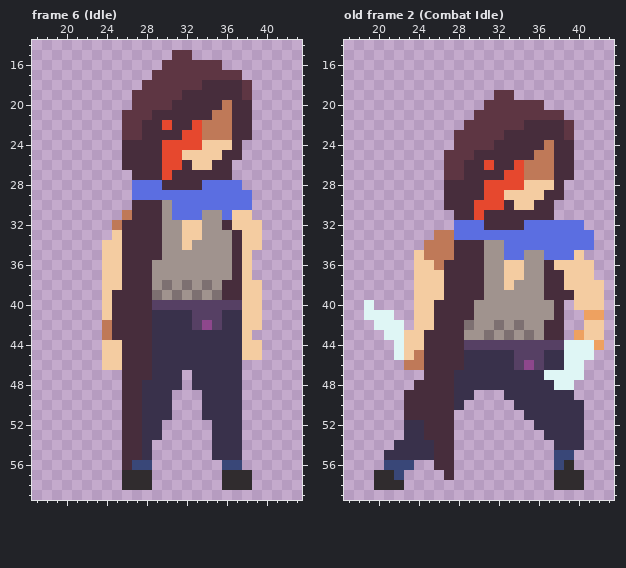
Pixel-art file -- .assets/source/Brother.aseprite. That is the earlier state.
64x64 pixels, 6 frames. Shown: frame 6 (Idle): x 17..43, y 14..59; old frame 2 (Combat Idle): x 17..43, y 14..59. The commit also changed other frames, which this record leaves out.
The result:
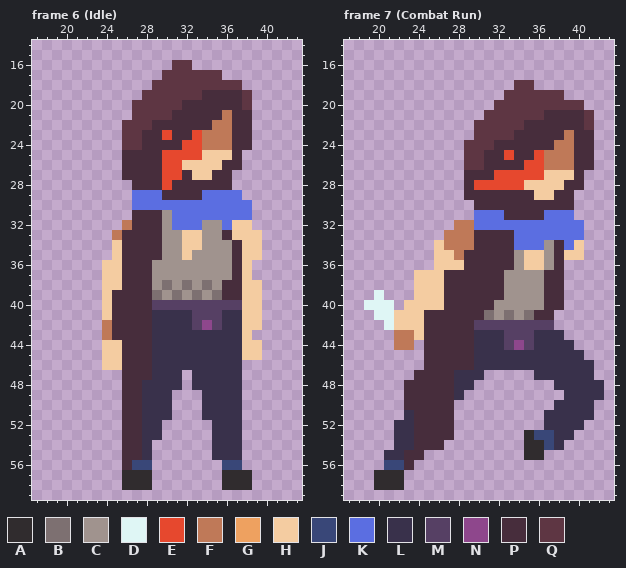
Palette (. is transparent): A #302c2e  B #7d7071  C #a0938e  D #dff6f5  E #e6482e  F #bf7958  G #eea160  H #f4cca1  J #394778  K #5b6ee1  L #39314b  M #564064  N #8e478c  P #472d3c  Q #5e3643
A new or re-ordered frame is compared with the old frame closest to it.
Difference:
frames 6 -> 10
--- frame 6 (Idle), layer "Brother"
@@ x 17..43 @@
 14 ...........................
-15 ..............QQ...........
-16 .............QQQQQQ........
-17 ............QQQQQQQQQ......
-18 ...........QQQQQQPPPPQ.....
-19 ..........QQQQQPPPPPPQ.....
-20 ..........QQQQPPPPPFPP.....
-21 .........QQQPPPPPPFFPP.....
-22 .........QQPPEPPEFFFPP.....
-23 .........QQPPPPEEFFFPP.....
-24 .........PPPPEEEEHHHP......
-25 .........PPPPEEHHHHPP......
-26 .........PPPPEEPHHPP.......
-27 ..........PPPEPPPPPP.......
-28 ..........KKKPPPPKKKK......
-29 ..........KKKKKKKKKKKK.....
-30 ..........PPPCKKKKKKKK.....
-31 .........FPPPCKKKCCKHH.....
-32 ........FPPPPCCHHCCPHHH....
-33 ........HPPPPCCHHCCCPHH....
-34 .......HHPPPPCCHCCCCPHH....
-35 .......HHPPPPCCCCCCCPH.....
+15 ...........................
+16 ..............QQ...........
+17 .............QQQQQQ........
+18 ............QQQQQQQQQ......
+19 ...........QQQQQQPPPPQ.....
+20 ..........QQQQQPPPPPPQ.....
+21 ..........QQQQPPPPPFPP.....
+22 .........QQQPPPPPPFFPP.....
+23 .........QQPPEPPEFFFPP.....
+24 .........QQPPPPEEFFFPP.....
+25 .........PPPPEEEEHHHP......
+26 .........PPPPEEHHHHPP......
+27 .........PPPPEEPHHPP.......
+28 ..........PPPEPPPPPP.......
+29 ..........KKKPPPPKKKK......
+30 ..........KKKKKKKKKKKK.....
+31 ..........PPPCKKKKKKKK.....
+32 .........FPPPCKKKCCKHH.....
+33 ........FPPPPCCHHCCPHHH....
+34 ........HPPPPCCHHCCCPHH....
+35 ........HPPPPCCHCCCCPHH....
 36 .......HHPPPCCCCCCCCPH.....
--- frame 7 (Combat Run) is new; against old frame 2 (Combat Idle), layer "Brother"
@@ x 17..43 @@
 17 ...........................
-18 ...........................
-19 ...............QQ..........
-20 ..............QQQQQQ.......
-21 .............QQQQQQQQQ.....
-22 ............QQQQQQPPPPQ....
-23 ...........QQQQQPPPPPPQ....
-24 ...........QQQQPPPPPFPP....
-25 ..........QQQPPPPPPFFPP....
-26 ..........QQPPEPPEFFFPP....
-27 ..........QQPPPPEEFFFPP....
-28 ..........PPPPEEEEHHHP.....
-29 ..........PPPPEEHHHHPP.....
-30 ..........PPPEEEPHHPP......
-31 ...........PPEPPPPPPP......
-32 ...........KKKPPPPKKKKKK...
-33 .........FFKKKKKKKKKKKKKK..
-34 ........FFFPPPCCKKKKKKKKK..
-35 .......HFFFPPPCCKKCCKKKH...
-36 .......HHFPPPPCCHHCCPHHHH..
-37 .......HHHPPPPCCHHCCPPHHH..
-38 .......HHHPPPPCCHCCCPPHHHH.
-39 .......HHHPPPPCCCCCCPPPHHH.
-40 ..D....HHPPPPCCCCCCCCP.HHH.
-41 ..DDD..HHPPPPCCCCCCCCP..GG.
-42 ...DDD.HHPPPBCCBCBCCPP..HH.
-43 ....DDHHPPPPCCBCBCBCPP.GHH.
-44 .....DHHPPPPMMMMMMMMMMDDDG.
-45 .....DHFPPPPLLLLLMMMLLDDD..
-46 ......FFPPPPLLLLLMNMLLDD...
-47 ........PPPLLLLLLLLLDDDD...
-48 .......PPPPLLLLLLLLLLDD....
-49 ......PPPPPLL...LLLLLLL....
-50 ......PPPPPL.....LLLLLLL...
-51 ......PPPPP.......LLLLLL...
-52 ......LLPPP........LLLLL...
-53 ......LLPPP.........LLLL...
-54 .....LLLLPP..........LLL...
-55 ....LLLLLPP..........JJ....
-56 ....JJJ..PP..........JA....
-57 ...AAJ....P..........AAA...
-58 ...AAA...............AAA...
+18 .................QQ........
+19 ................QQQQQQ.....
+20 ...............QQQQQQQQQ...
+21 ..............QQQQQQPPPPQ..
+22 .............QQQQQPPPPPPQ..
+23 .............QQQQPPPPPFPP..
+24 ............QQQPPPPPPFFPP..
+25 ............QQPPEPPEFFFPP..
+26 ............QQPPPPEEFFFPP..
+27 ............PPPEEEEEHHHP...
+28 ............PEEEEEHHHHPP...
+29 ............PPPPPPPHHPP....
+30 .............PPPPPPPPPP....
+31 .............KKKPPPPKKK....
+32 ...........FFKKKKKKKKKKK...
+33 ..........FFFPPPPKKKKKKK...
+34 .........HFFFPPPPKKKCPKH...
+35 .........HHFPPPPPCHHCPHH...
+36 .........HHHPPPPPCHHCP.....
+37 .......HHHPPPPPPCCCCPP.....
+38 .......HHHPPPPPPCCCCPP.....
+39 ...D...HHHPPPPPPCCCCPP.....
+40 ..DDD.HHHHPPPPPCCCCCPP.....
+41 ...DDHHHPPPPPPBCBCBPP......
+42 ....DHHHPPPPPMMMMMMMM......
+43 .....FFHPPPPPLLLMMMLLL.....
+44 .....FF.PPPPPLLLMNMLLLL....
+45 ........PPPPPLLLLLLLLLLL...
+46 ........PPPPPLLLLLLLLLLLL..
+47 .......PPPPLLL.....LLLLLL..
+48 ......PPPPPLL........LLLLL.
+49 ......PPPPPL..........LLLL.
+50 ......PPPPP..........LLLL..
+51 ......LPPPP.........LLLLL..
+52 .....LLPPPP.........LLLL...
+53 .....LLPPPP.......AJJLL....
+54 .....LLPPP........AAJL.....
+55 ....LLPP..........AA.......
+56 ....JJP....................
+57 ...AAA.....................
+58 ...AAA.....................
 59 ...........................
Where, in picture pixels (left, top, right, bottom), the same in both pictures:
changed: (102, 50, 262, 260)
changed: (364, 80, 604, 490)
